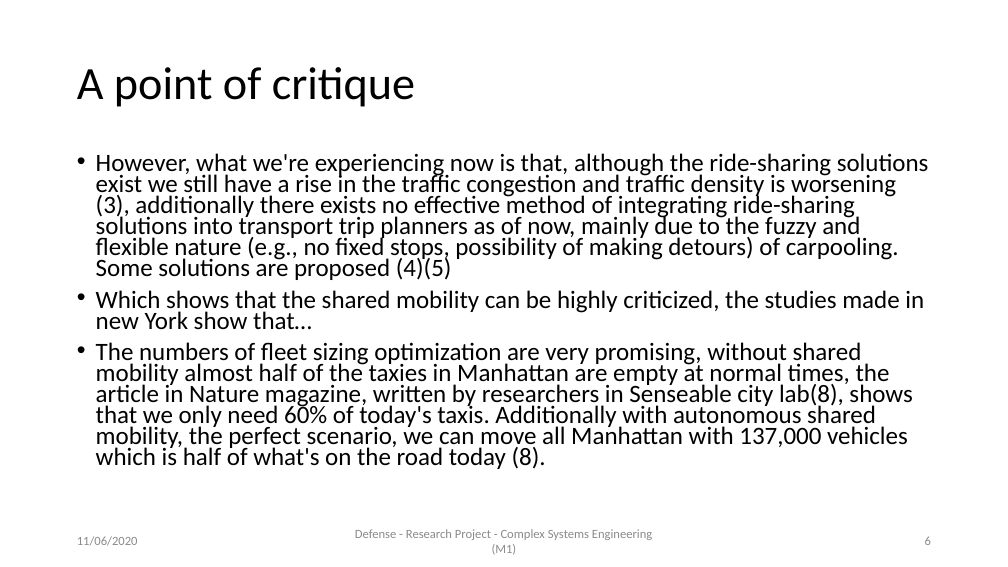
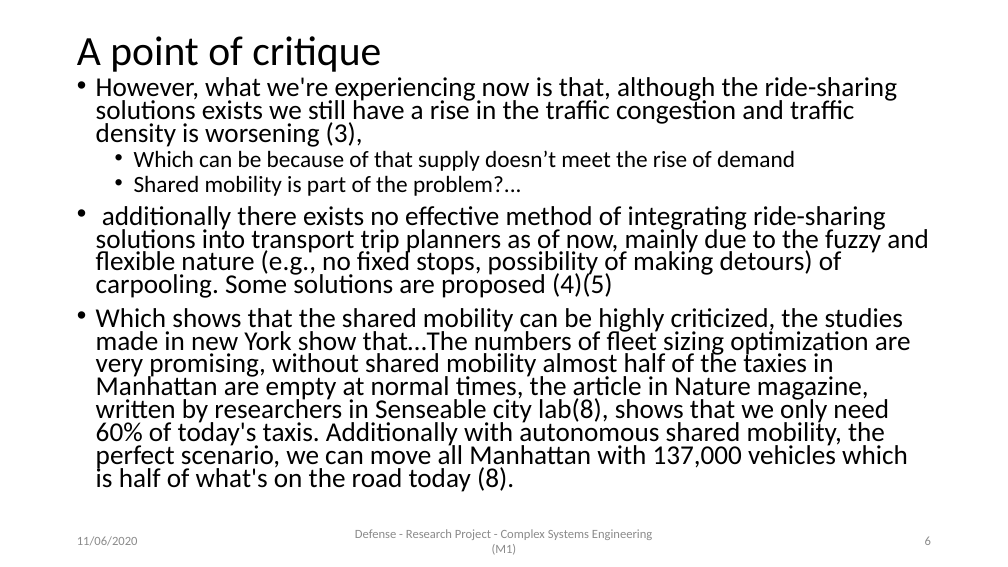
Before and after one commit to AymanABDELHAMID/OD_MTO_DARP, a slide deck: slide 6 of Presentation/presentation_AymanMahmoud.pptx. Drawn at 1008x567 pixels with LibreOffice and Linux fonts; fonts in the diff are those of the drawing. Boxes give left, top, right and bottom in pixels: in the first picture for what was removed or moved away, otherwise in the second. Text is boxed around its words. In the diff, an @@ line names an element or a change of style, - is before the commit and + after.

Commit message:
work on presentation

```diff
--- a/Presentation/presentation_AymanMahmoud.pptx
+++ b/Presentation/presentation_AymanMahmoud.pptx
@@ title "A point of critique" at <box>77,36,381,72</box>: size 44 to 39.6 pt @@
@@ text at <box>96,77,929,492</box>: text changed; size 23.8 to 25.9 pt @@
-• However, what we're experiencing now is that, although the ride-sharing solutions exist we still have a rise in the traffic congestion and traffic density is worsening (3), additionally there exists no effective method of integrating ride-sharing solutions into transport trip planners as of now, mainly due to the fuzzy and flexible nature (e.g., no fixed stops, possibility of making detours) of carpooling. Some solutions are proposed (4)(5)
-• Which shows that the shared mobility can be highly criticized, the studies made in new York show that…
-• The numbers of fleet sizing optimization are very promising, without shared mobility almost half of the taxies in Manhattan are empty at normal times, the article in Nature magazine, written by researchers in Senseable city lab(8), shows that we only need 60% of today's taxis. Additionally with autonomous shared mobility, the perfect scenario, we can move all Manhattan with 137,000 vehicles which is half of what's on the road today (8).
+• However, what we're experiencing now is that, although the ride-sharing solutions exists we still have a rise in the traffic congestion and traffic density is worsening (3),
+  • Which can be because of that supply doesn’t meet the rise of demand
+  • Shared mobility is part of the problem?...
+• additionally there exists no effective method of integrating ride-sharing solutions into transport trip planners as of now, mainly due to the fuzzy and flexible nature (e.g., no fixed stops, possibility of making detours) of carpooling. Some solutions are proposed (4)(5)
+• Which shows that the shared mobility can be highly criticized, the studies made in new York show that…The numbers of fleet sizing optimization are very promising, without shared mobility almost half of the taxies in Manhattan are empty at normal times, the article in Nature magazine, written by researchers in Senseable city lab(8), shows that we only need 60% of today's taxis. Additionally with autonomous shared mobility, the perfect scenario, we can move all Manhattan with 137,000 vehicles which is half of what's on the road today (8).
```
Also in this commit, not shown: 33 other slides changed, 5 slides added, 2 slides removed, 28 other files.
